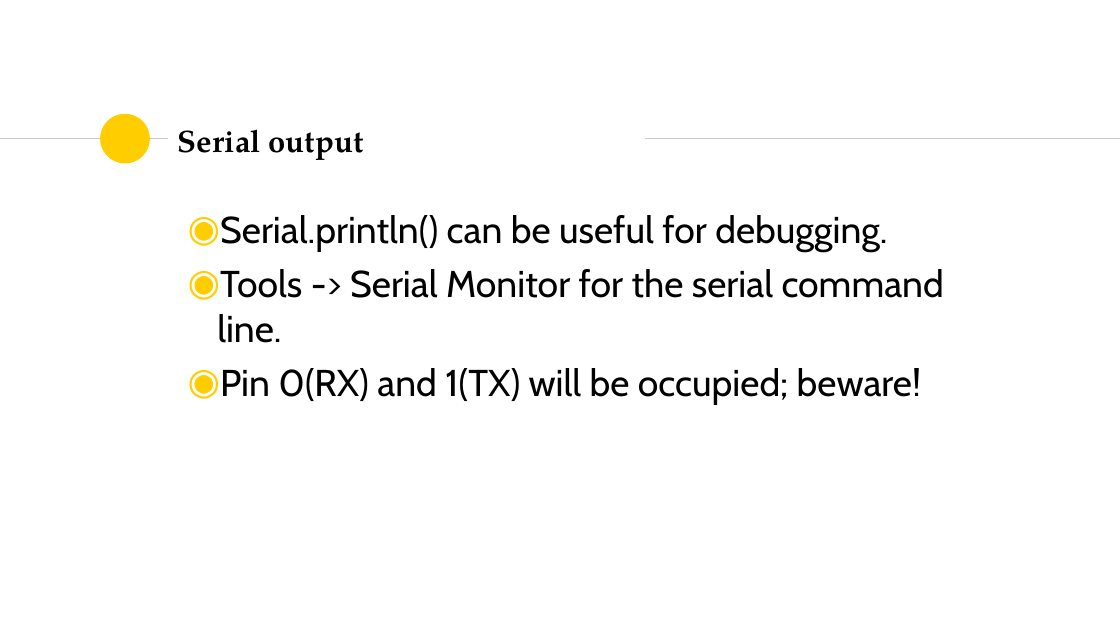
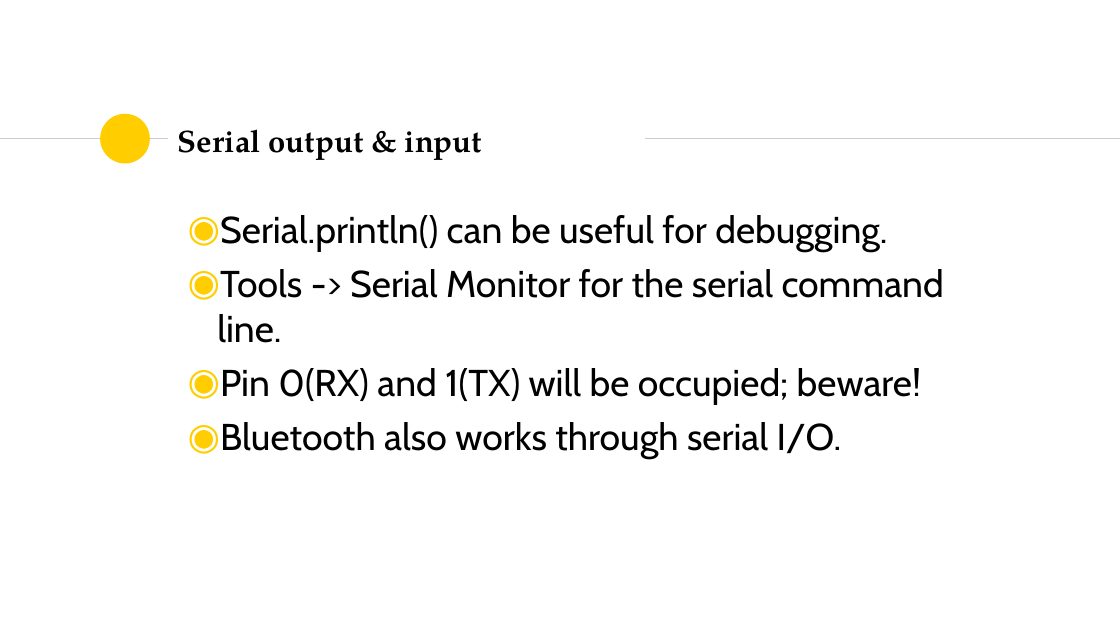
Before and after one commit to SSTIA/arduino-seminar, a slide deck: slide 20 of slides/ArduinoSeminar1.pptx (slide 19 before the commit). Drawn at 1120x630 pixels with LibreOffice and Linux fonts; fonts in the diff are those of the drawing. Boxes give left, top, right and bottom in pixels: in the first picture for what was removed or moved away, otherwise in the second. Text is boxed around its words. In the diff, an @@ line names an element or a change of style, - is before the commit and + after.

```diff
--- a/slides/ArduinoSeminar1.pptx
+++ b/slides/ArduinoSeminar1.pptx
@@ title at bbox=[178, 129, 482, 160]: text changed @@
-Serial output
+Serial output & input
@@ text at bbox=[220, 422, 842, 459]: paragraph added @@
+◉ Bluetooth also works through serial I/O.
```
Also in this commit, not shown: 1 other slide changed, 6 slides added, 2 other files.
